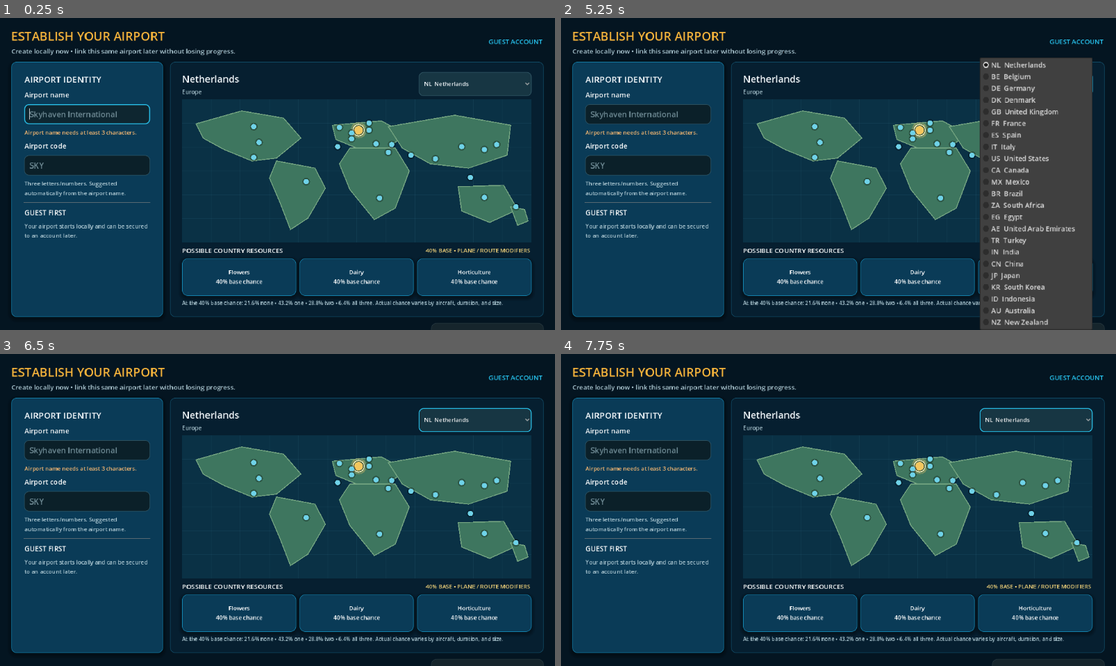
Above: before the commit, frames 1-4 (two rows, left to right).
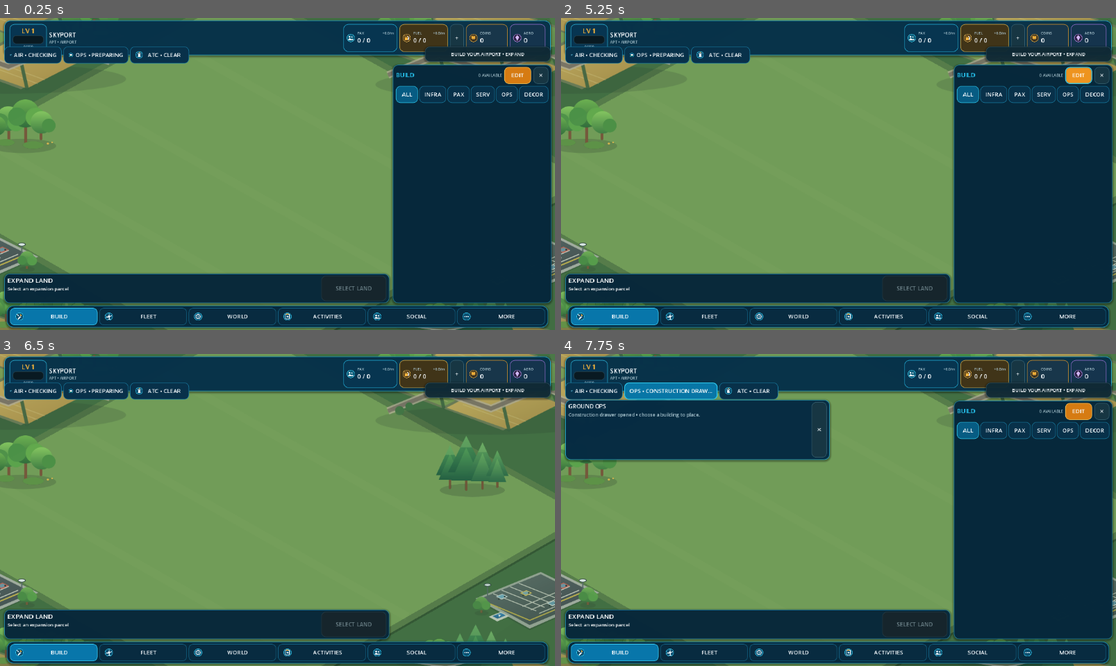
Above: after the commit, the same moments.

Repository: elroynbenjamins/SkyportOnline
Game: Godot game, scene res://src/main/Main.tscn
Two runs of this game, one before a commit and one after it. Both use one fixed random seed, a clock stepped at 60 frames per second and the inputs below.
Inputs (mouse positions are in pixels of both pictures, inside the frame that each line leads up to):
- Up to frame 1 (0.25 s): no input
- Up to frame 2 (5.25 s): click (1038, 83) at 0.5 s, where only the run before the commit has a clickable "NL Netherlands"; click (1016, 36) at 1.25 s, where only the run after the commit has a clickable "+"; click (594, 55) at 2 s, where only the run after the commit has a clickable "AIR • CHECKING"; click (655, 55) at 2.75 s, where only the run after the commit has a clickable "OPS • PREPARING"; click (721, 55) at 3.5 s, where only the run after the commit has a clickable "ATC • CLEAR"; click (821, 92) at 4.25 s, where only the run after the commit has a clickable "✕"; click (1077, 74) at 5 s, where only the run after the commit has a clickable "EDIT"
- Up to frame 3 (6.5 s): click (538, 410) at 5.75 s, where only the run after the commit has a clickable "✕"
- Up to frame 4 (7.75 s): click (616, 653) at 6.5 s, where only the run after the commit has a clickable "BUILD"; click (672, 391) at 7.25 s, where only the run after the commit has a clickable "OPS • CONSTRUCTION DRAW..."

The runs differ from the first frame. In frame 1, 84% of the frame differs, in the area x 0-100%, y 0-100%; in frame 2, 93%; in frame 3, 95%; in frame 4, 78%.
Error after the commit: Parse Error: Preload file "res://src/build/PlacementGridV2.gd" does not exist. (res://src/world/AirportGrid.gd:5)

Commit message:
Preload Placement V2 modules explicitly

Diff:
--- a/src/world/AirportGrid.gd
+++ b/src/world/AirportGrid.gd
@@ -1,5 +1,12 @@
 class_name AirportGrid
 extends Node2D
+
+const PlacementGridV2 := preload(
+	"res://src/build/PlacementGridV2.gd"
+)
+const SpritePlacementV2 := preload(
+	"res://src/build/SpritePlacementV2.gd"
+)
 
 signal parcel_selected(parcel_id: String, data: Dictionary)
 signal build_preview_changed(data: Dictionary)
@@ -3447,7 +3454,7 @@
 	origin: Vector2i,
 	footprint: Vector2i
 ) -> PackedVector2Array:
-	return BuildingPlacementGrid.footprint_polygon(
+	return PlacementGridV2.footprint_polygon(
 		origin,
 		footprint
 	)
@@ -4667,7 +4674,7 @@
 	if image == null:
 		return Rect2i()
 
-	var bounds := BuildingSpritePlacement.visible_bounds(
+	var bounds := SpritePlacementV2.visible_bounds(
 		image,
 		source
 	)
@@ -4716,7 +4723,7 @@
 				)
 			)
 			if bounds.size.x > 0 and bounds.size.y > 0:
-				return BuildingSpritePlacement.grounded_rect(
+				return SpritePlacementV2.grounded_rect(
 					bounds,
 					source_size,
 					_footprint_polygon(
@@ -6478,11 +6485,11 @@
 
 
 func tile_to_world(tile: Vector2) -> Vector2:
-	return BuildingPlacementGrid.tile_to_world(tile)
+	return PlacementGridV2.tile_to_world(tile)
 
 
 func world_to_tile(world_position: Vector2) -> Vector2i:
-	return BuildingPlacementGrid.world_to_tile(
+	return PlacementGridV2.world_to_tile(
 		world_position
 	)
 
@@ -7309,7 +7316,7 @@
 	definition: Dictionary,
 	rotation: int
 ) -> Vector2i:
-	return BuildingPlacementGrid.footprint_for(
+	return PlacementGridV2.footprint_for(
 		definition,
 		rotation
 	)
@@ -7319,7 +7326,7 @@
 	origin: Vector2i,
 	footprint: Vector2i
 ) -> Array[Vector2i]:
-	return BuildingPlacementGrid.cells_for(
+	return PlacementGridV2.cells_for(
 		origin,
 		footprint
 	)
@@ -7351,7 +7358,7 @@
 
 
 func _cell_key(cell: Vector2i) -> String:
-	return BuildingPlacementGrid.cell_key(cell)
+	return PlacementGridV2.cell_key(cell)
 
 
 func _tile_in_world(tile: Vector2i) -> bool:
@@ -7483,7 +7490,7 @@
 	origin: Vector2i,
 	footprint: Vector2i
 ) -> Vector2:
-	return BuildingPlacementGrid.footprint_center_world(
+	return PlacementGridV2.footprint_center_world(
 		origin,
 		footprint
 	)
